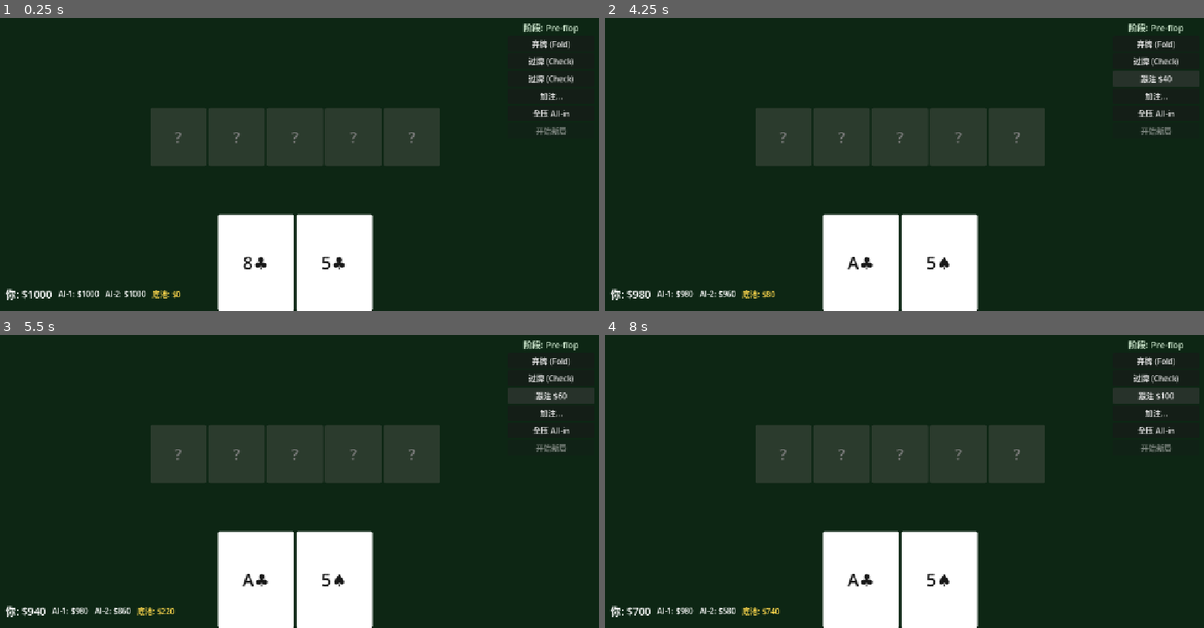
Above: before the commit, frames 1-4 (two rows, left to right).
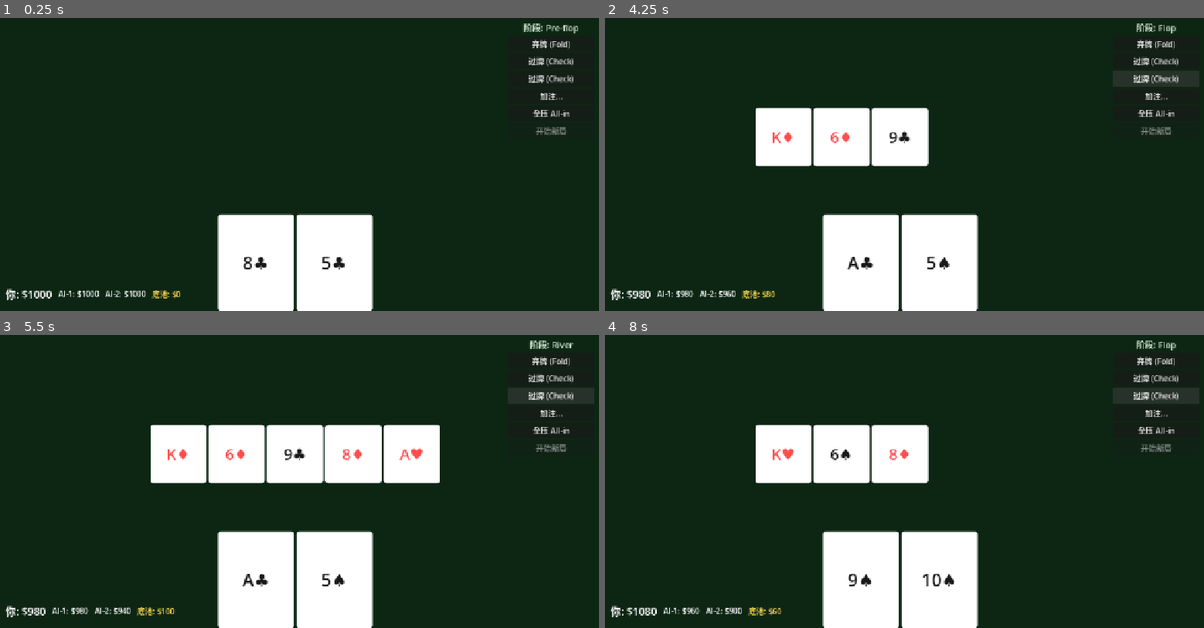
Above: after the commit, the same moments.

Repository: gaoyingxie/texas-holdemp
Game: Godot game, scene res://scenes/main.tscn
Same seed, same stepped clock (60 frames per second), same inputs: the game is played once before the commit and once after it.
Inputs (mouse positions are in pixels of both pictures, inside the frame that each line leads up to):
- Up to frame 1 (0.25 s): no input
- Up to frame 2 (4.25 s): click "弃牌 (Fold)" at 0.5 s; click "开始新局" at 2 s; click "过牌 (Check)" at 2.75 s; click "跟注 $20" at 3.5 s
- Up to frame 3 (5.5 s): click "跟注 $40" (after the commit: "过牌 (Check)") at 4.25 s; click "跟注 $60" (after the commit: "过牌 (Check)") at 5 s
- Up to frame 4 (8 s): click (1156, 446) at 5.75 s, where only the run after the commit has a clickable "开始新局"; click "跟注 $80" (after the commit: "过牌 (Check)") at 6.5 s; click "跟注 $100" (after the commit: "跟注 $20") at 7.25 s

The runs differ from the first frame. In frame 1, 9.1% of the frame differs, in the area x 25-74%, y 30-100%; in frame 2, 9.7%; in frame 3, 9.9%; in frame 4, 10%, in the area x 4-97%, y 1-100%.

Commit message:
fix: 还原ai_turn轮次逻辑 + 卡背颜色修复
1. 还原_ai_turn(): 删除每步检查_should_end_round，改为回合末统一检查
2. _style_card支持face_up参数: 正面白底，背面深蓝卡背
3. 社区牌空位设透明底，不再残留白底

Diff:
--- a/scripts/main.gd
+++ b/scripts/main.gd
@@ -67,27 +67,25 @@
             var info = _card_text(c)
             label.text = info.text
             label.modulate = info.color
-            _style_card(card_node, c)
-        else:
-            label.text = "?"
+            _style_card(card_node, c, true)
+        else:
+            label.text = ""
             label.modulate = Color(0.5, 0.5, 0.5, 1)
-            card_node.remove_theme_color_override("background_color")
-            var style = StyleBoxFlat.new()
-            style.bg_color = Color(0.2, 0.25, 0.2, 0.8)
-            style.corner_radius_top_left = 4
-            style.corner_radius_top_right = 4
-            style.corner_radius_bottom_right = 4
-            style.corner_radius_bottom_left = 4
-            card_node.add_theme_stylebox_override("panel", style)
-
-
-func _style_card(card_node: Panel, card) -> void:
+            var empty_style = StyleBoxFlat.new()
+            empty_style.bg_color = Color(0, 0, 0, 0)
+            card_node.add_theme_stylebox_override("panel", empty_style)
+
+
+func _style_card(card_node: Panel, card, face_up: bool) -> void:
     var style = StyleBoxFlat.new()
-    style.bg_color = Color(1, 1, 1, 1)
-    style.corner_radius_top_left = 4
-    style.corner_radius_top_right = 4
-    style.corner_radius_bottom_right = 4
-    style.corner_radius_bottom_left = 4
+    if face_up:
+        style.bg_color = Color(1, 1, 1, 1)  # 白底
+    else:
+        style.bg_color = Color(0.15, 0.35, 0.65, 1)  # 深蓝卡背
+    style.corner_radius_top_left = 6
+    style.corner_radius_top_right = 6
+    style.corner_radius_bottom_right = 6
+    style.corner_radius_bottom_left = 6
     card_node.add_theme_stylebox_override("panel", style)
 
 
@@ -101,7 +99,7 @@
             var info = _card_text(c)
             label.text = info.text
             label.modulate = info.color
-            _style_card(card_node, c)
+            _style_card(card_node, c, true)
         else:
             label.text = "?"
             label.modulate = Color(0.5, 0.5, 0.5, 1)
@@ -120,10 +118,11 @@
             var info = _card_text(c)
             label.text = info.text
             label.modulate = info.color
-            _style_card(card_node, c)
+            _style_card(card_node, c, true)
         else:
             label.text = "?"
-            label.modulate = Color(0.5, 0.5, 0.5, 1)
+            label.modulate = Color(0.7, 0.7, 0.7, 1)
+            _style_card(card_node, null, false)
 
     # Update AI-2 hand display
     var ai2_hand_nodes = $AI2Hand.get_children()
@@ -135,10 +134,11 @@
             var info = _card_text(c)
             label.text = info.text
             label.modulate = info.color
-            _style_card(card_node, c)
+            _style_card(card_node, c, true)
         else:
             label.text = "?"
-            label.modulate = Color(0.5, 0.5, 0.5, 1)
+            label.modulate = Color(0.7, 0.7, 0.7, 1)
+            _style_card(card_node, null, false)
 
 
 func _show_all_hands() -> void:
@@ -242,10 +242,7 @@
         if p.is_folded or is_game_over: continue
         await get_tree().create_timer(0.6).timeout
         _ai_action(p)
-        _update_ui()
-        # 每步行动后检查是否结束本轮
-        if _should_end_round():
-            break
+    _update_ui()
     _check_round_end()
 
 
@@ -274,19 +271,8 @@
         return
     if game.stage == _PGR.GameStage.SHOWDOWN:
         return
-    if _should_end_round():
+    if _all_bet_equal():
         _advance_stage()
-
-
-func _should_end_round() -> bool:
-    # ALL IN 或所有活跃玩家都已下注相等（简化：只剩all-in玩家时结束）
-    var active = game.active_players()
-    var has_non_all_in = false
-    for p in active:
-        if not p.is_all_in and not p.is_folded:
-            has_non_all_in = true
-            break
-    return not has_non_all_in  # 没有还需要行动的玩家就结束
 
 
 func _all_bet_equal() -> bool:
